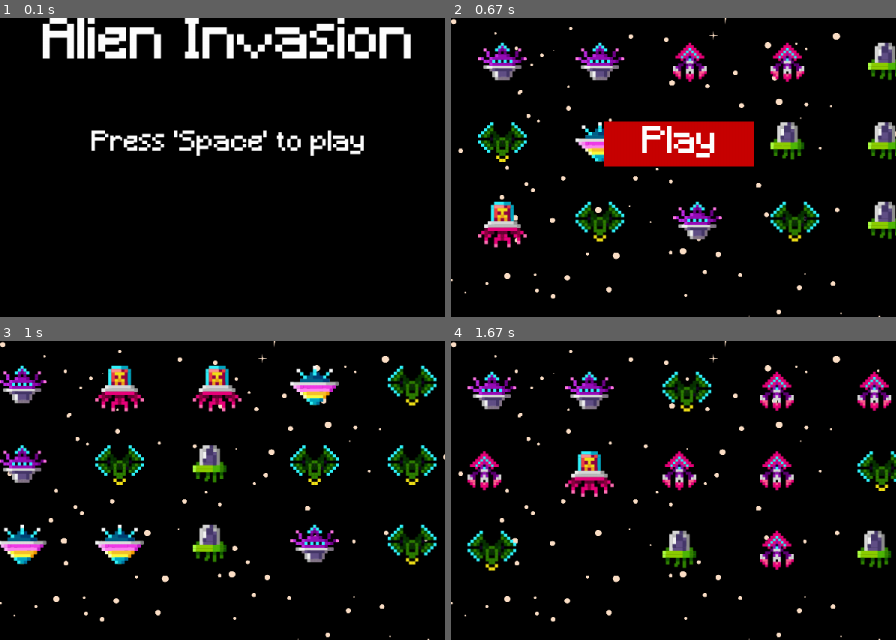
Above: before the commit, frames 1-4 (two rows, left to right).
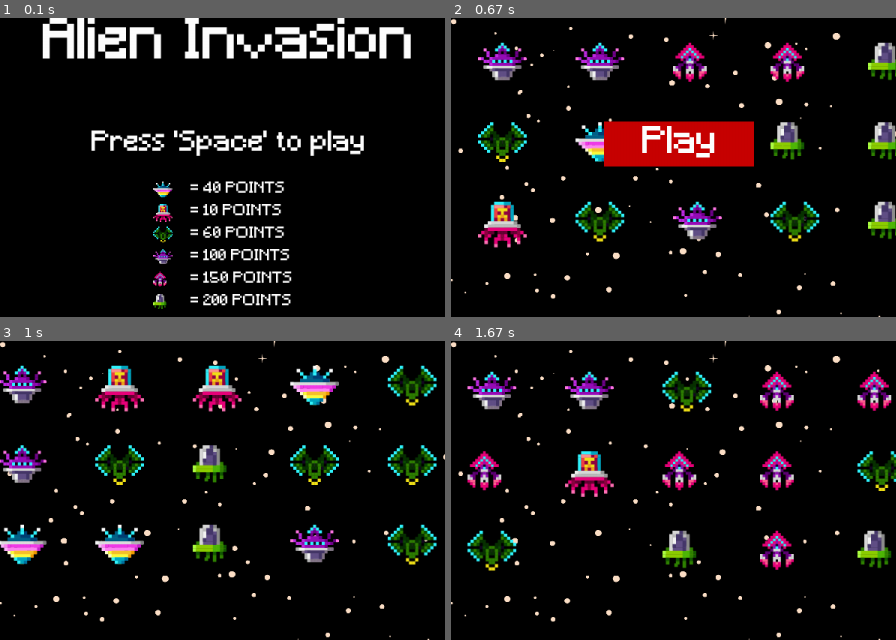
Above: after the commit, the same moments.

Repository: andrewasaleh/Pygame-Space-Invaders
Game: pygame game, started from alien_invasion.py
Same seed, same stepped clock (60 frames per second), same inputs: the game is played once before the commit and once after it.
Inputs:
- Up to frame 1 (0.1 s): no input
- Up to frame 2 (0.67 s): tap Space at 0.33 s
- Up to frame 3 (1 s): click "Play" at 0.72 s
- Up to frame 4 (1.67 s): tap Space at 1 s; tap Right at 1.33 s
The pictures show only the part of the screen within x 25-75%, y 29-79%; the shares and areas given below are measured in that part.

The runs differ from the first frame. In frame 1, 3.8% of the frame differs, in the area x 34-66%, y 54-98%; in frame 2, nothing differs; in frame 3, nothing differs; in frame 4, nothing differs.

Commit message:
Launch screen points

Diff:
--- a/alien_invasion.py
+++ b/alien_invasion.py
@@ -133,8 +133,6 @@
           pg.display.flip()
           time.sleep(0.02)
 
-
-
   def show_launch_screen(self):
       """Display the launch screen and wait for the player to start the game."""
       self.screen.fill((0, 0, 0))  # Fill the screen with black or another color
@@ -151,7 +149,26 @@
       prompt_rect = prompt_text.get_rect(center=(self.settings.screen_width / 2, self.settings.screen_height / 2))
       self.screen.blit(prompt_text, prompt_rect)
 
-      pg.display.flip()  # Refresh the screen to show the launch screen
+      names = ['Asset 2', 'Asset 3', 'Asset 4', 'Asset 5', 'Asset 6', 'Asset 7']
+      points = [40, 10, 60, 100, 150, 200]
+      scale_factor = 0.4  # Change this factor to scale the images by a desired amount
+
+      images = {name: pg.transform.scale(pg.image.load(f'images/alien_{name}.png'), self._scaled_dimensions(f'images/alien_{name}.png', scale_factor)) for name in names}
+
+      point_font = pg.font.Font('font/pixelFont.ttf', 20)
+      start_y = self.settings.screen_height / 2 + 50
+
+      # Display each alien image with its corresponding points
+      for i, (name, point) in enumerate(zip(names, points)):
+          alien_image = images[name]
+          alien_image_rect = alien_image.get_rect(topleft=(self.settings.screen_width / 2 - 100, start_y + i * 30))
+          self.screen.blit(alien_image, alien_image_rect)
+
+          point_text = point_font.render(f'= {point} POINTS', True, (255, 255, 255))
+          point_rect = point_text.get_rect(topleft=(self.settings.screen_width / 2 - 50, start_y + i * 30))
+          self.screen.blit(point_text, point_rect)
+
+      pg.display.flip()
 
       # Wait for the player to press 'Space' to start the game
       waiting = True
@@ -165,6 +182,12 @@
                       waiting = False
       self.screen.fill((0, 0, 0))  # Optional: Clear the screen again before game starts
 
+  def _scaled_dimensions(self, image_path, scale_factor):
+      """Calculate scaled dimensions of the image based on the scale factor."""
+      image = pg.image.load(image_path)
+      original_size = image.get_size()
+      scaled_size = (int(original_size[0] * scale_factor), int(original_size[1] * scale_factor))
+      return scaled_size
 
 if __name__ == '__main__':
     g = Game()
